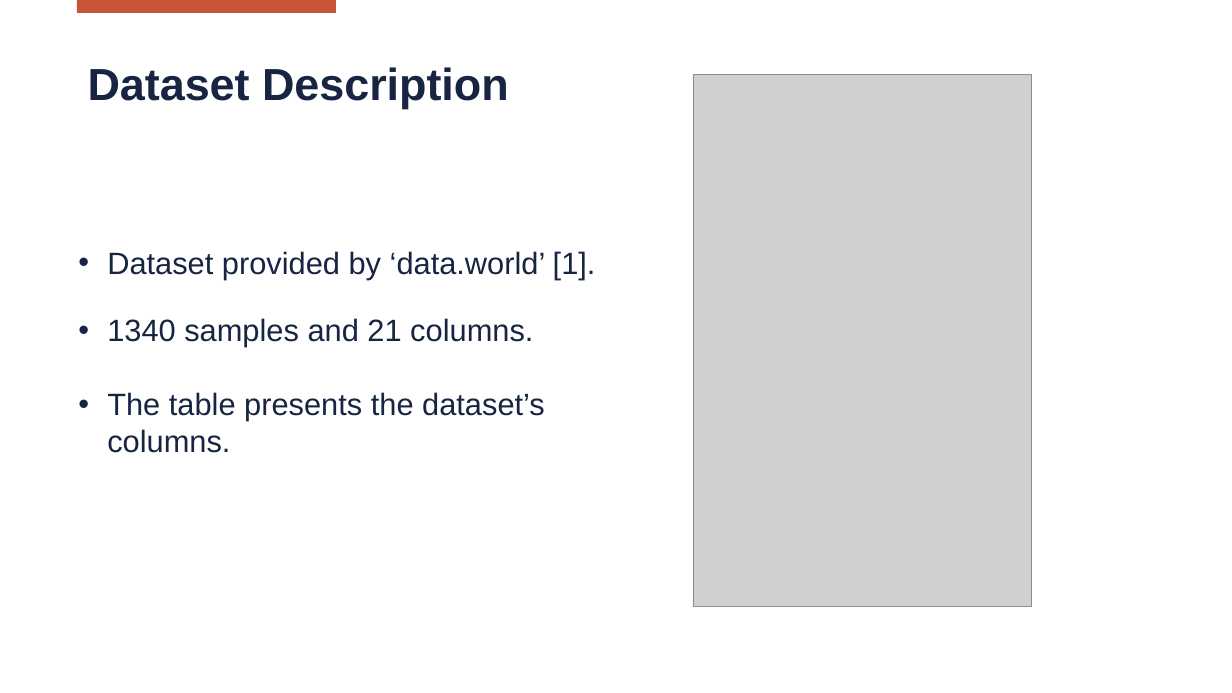
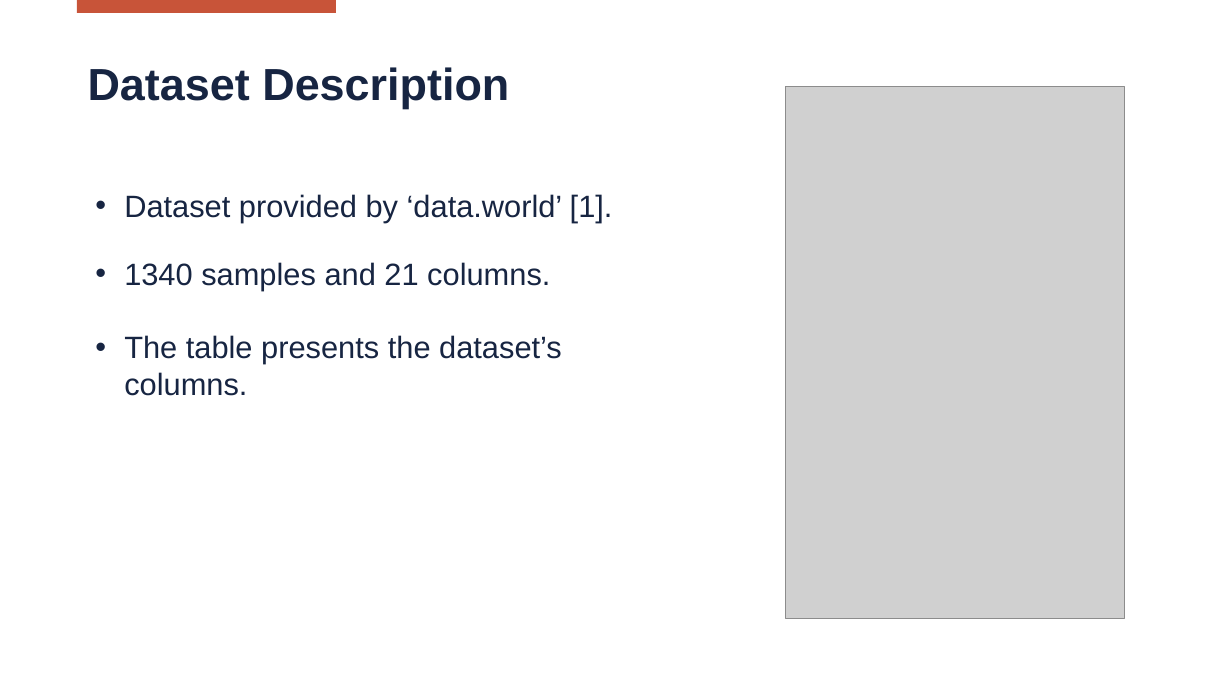
Before and after one commit to Matteo-Locatelli/SL_Project_2223, a slide deck: slide 5 of reports/Presentation.pptx. Drawn at 1232x693 pixels with LibreOffice and Linux fonts; fonts in the diff are those of the drawing; grey boxes stand for pictures; background and template pictures are left out. Boxes give left, top, right and bottom in pixels: in the first picture for what was removed or moved away, otherwise in the second. Text is boxed around its words. In the diff, an @@ line names an element or a change of style, - is before the commit and + after.

```diff
--- a/reports/Presentation.pptx
+++ b/reports/Presentation.pptx
@@ picture moved from (x1=693, y1=75, x2=1032, y2=607) to (x1=786, y1=86, x2=1125, y2=618) @@
@@ text "Dataset provided by ‘data.world’ [1]." moved from (x1=107, y1=251, x2=596, y2=453) to (x1=124, y1=194, x2=613, y2=396) @@
```
Also in this commit, not shown: 33 other slides changed.
